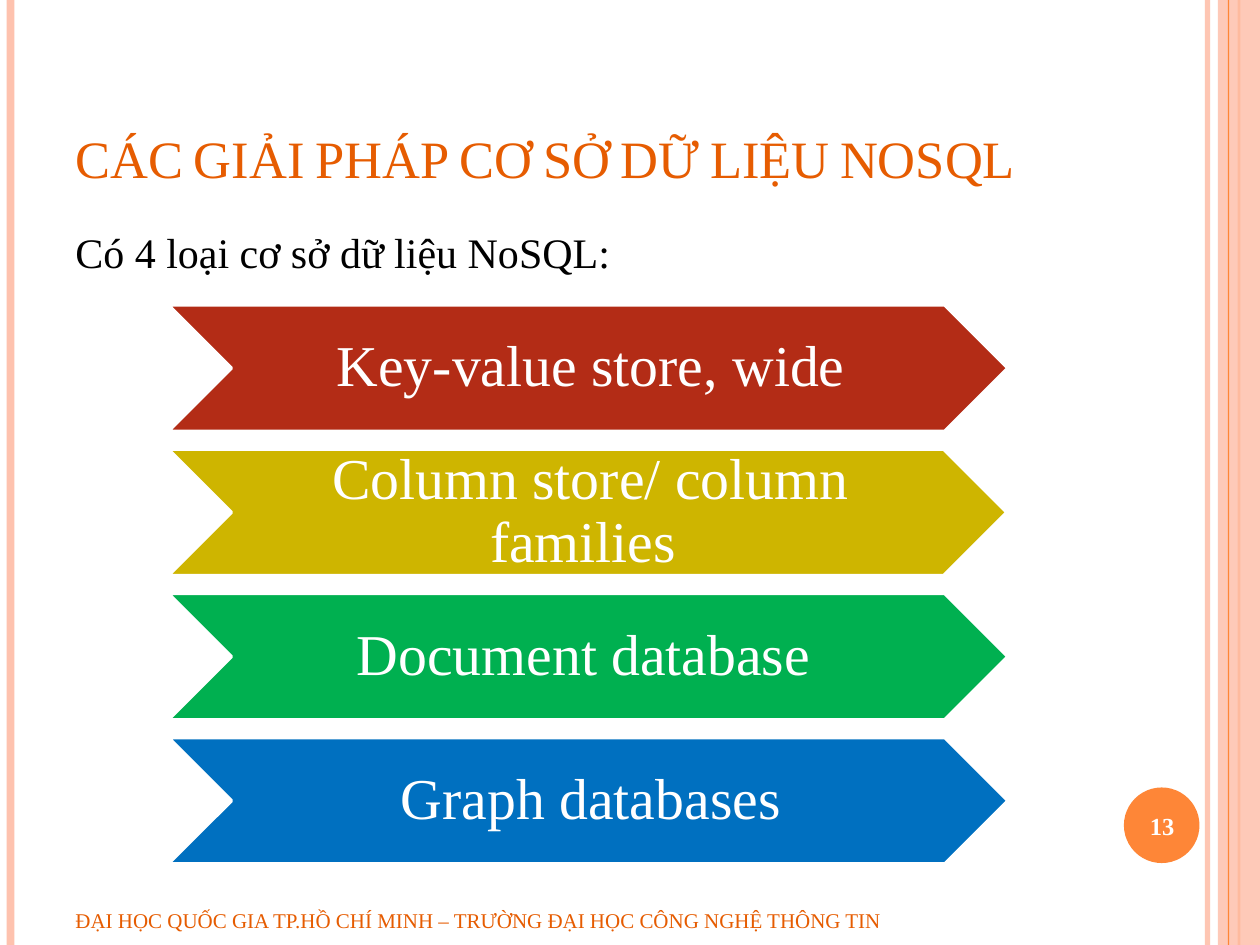
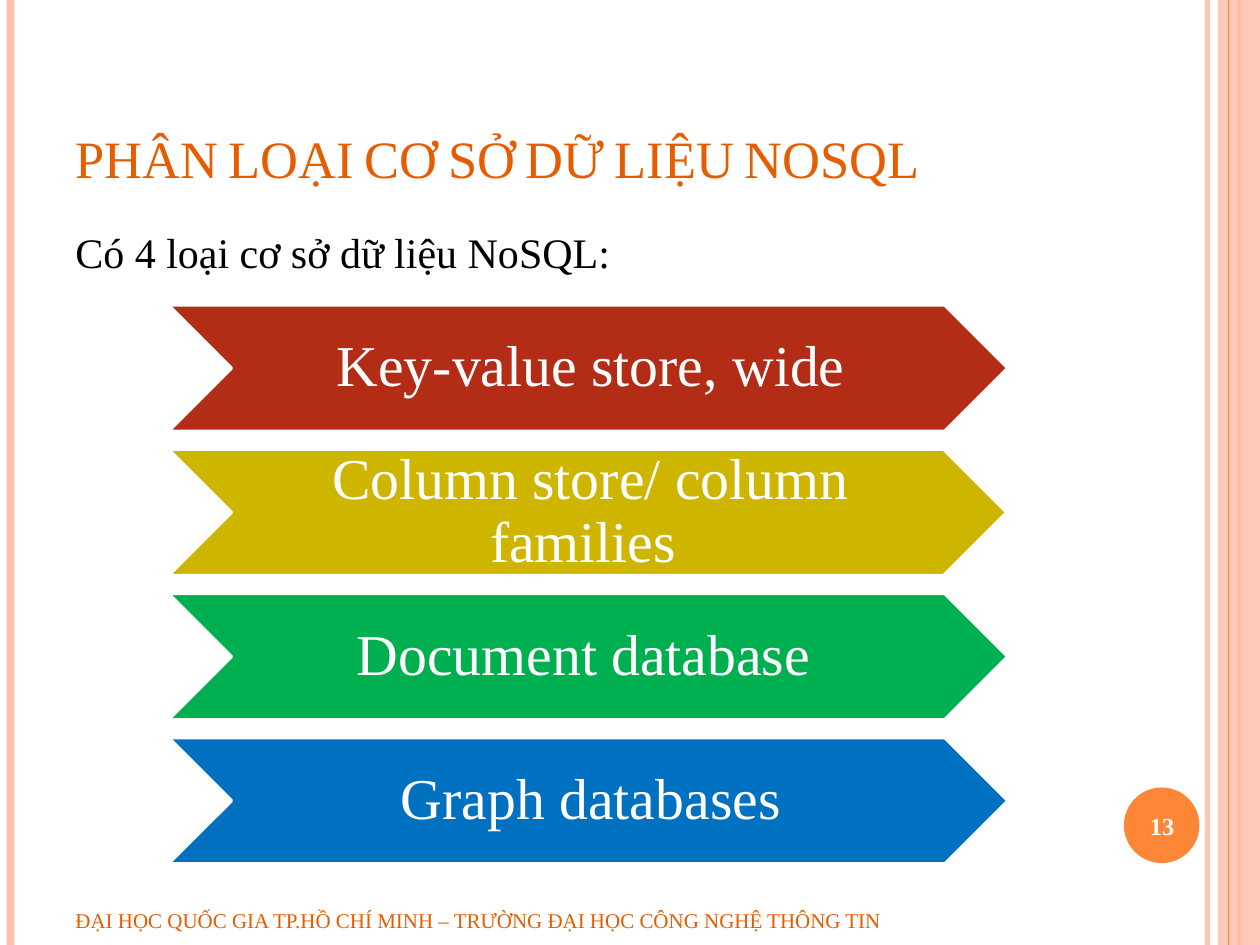
Before and after one commit to geovip/nosqlravendbuit, a slide deck: slide 13 of Document/slide bao cao.pptx. Drawn at 1260x945 pixels with LibreOffice and Linux fonts; fonts in the diff are those of the drawing; background and template pictures are left out. Boxes give left, top, right and bottom in pixels: in the first picture for what was removed or moved away, otherwise in the second. Text is boxed around its words. In the diff, an @@ line names an element or a change of style, - is before the commit and + after.

```diff
--- a/Document/slide bao cao.pptx
+++ b/Document/slide bao cao.pptx
@@ title at (75,137,920,187): text changed @@
-CÁC GIẢI PHÁP CƠ SỞ DỮ LIỆU NOSQL
+PHÂN LOẠI CƠ SỞ DỮ LIỆU NOSQL
```
Also in this commit, not shown: 6 other slides changed.
